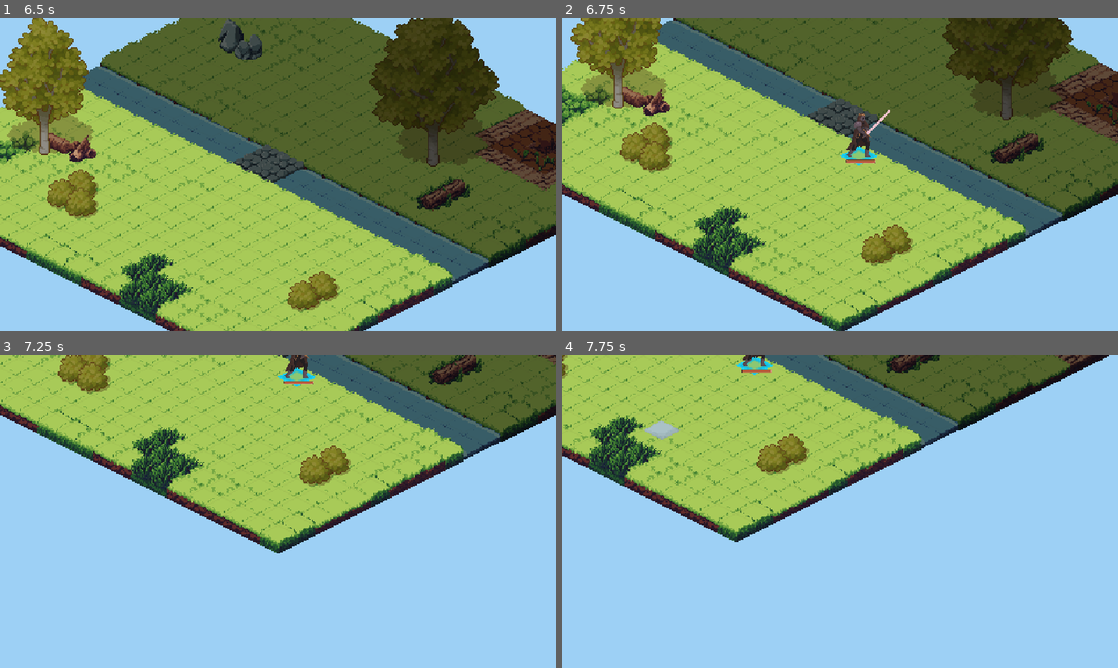
Above: before the commit, frames 1-4 (two rows, left to right).
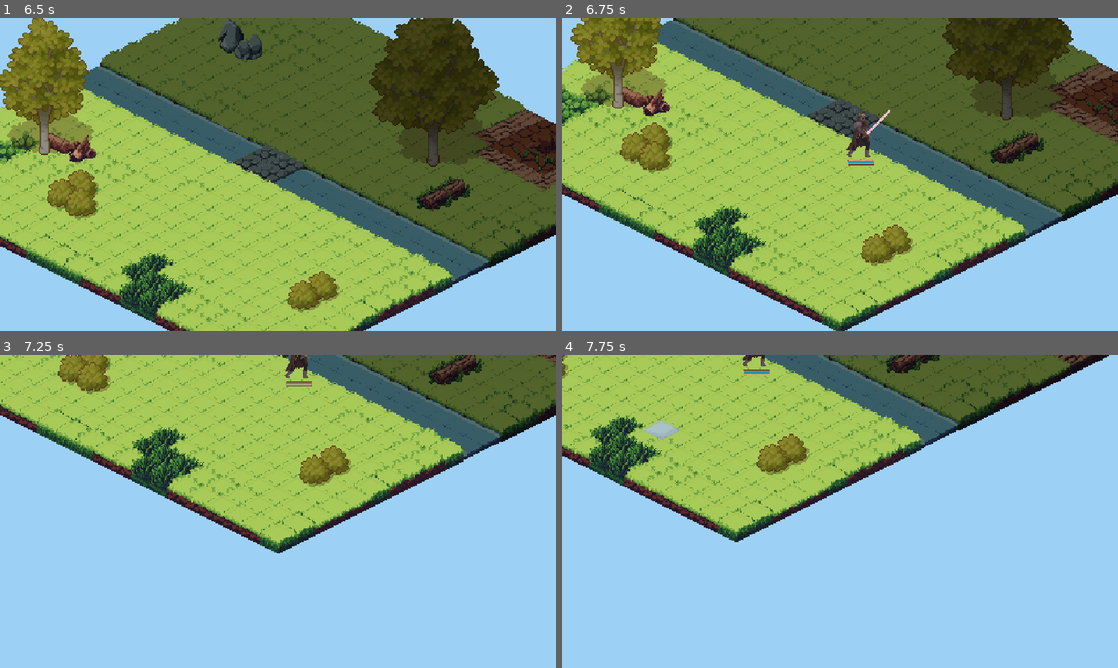
Above: after the commit, the same moments.

Repository: agh-cs-imbeciles/heralds-of-war
Game: Godot game, scene res://scenes/ui/menu/menu.tscn
The game is run twice, just before and just after one commit, with the same random seed, the same clock (stepped at 60 frames per second) and the same inputs.
Inputs (mouse positions are in pixels of both pictures, inside the frame that each line leads up to):
- Up to frame 1 (6.5 s): click "START GAME" at 0.5 s; click "Match 1" at 1.25 s; tap Enter at 2 s; move the mouse to (400, 158) at 2.02 s; hold Right 2.03-2.78 s; click (400, 158) at 2.17 s; move the mouse to (166, 190) at 2.77 s; hold Down 2.78-3.53 s; move the mouse to (333, 105) at 3.52 s; hold Right 3.53-4.28 s; move the mouse to (250, 237) at 4.27 s; hold Up 4.28-5.03 s; click (250, 237) at 4.42 s; move the mouse to (444, 221) at 5.02 s; hold Left from 5.03 s (still down); move the mouse to (111, 127) at 5.77 s
- Up to frame 2 (6.75 s): move the mouse to (867, 174) at 6.52 s; release Left at 6.53 s; hold Down from 6.53 s (still down); click (867, 174) at 6.67 s
- Up to frame 3 (7.25 s): keep holding Down
- Up to frame 4 (7.75 s): move the mouse to (756, 433) at 7.27 s; release Down at 7.28 s; hold Right from 7.28 s (still down)

Frame 1 is identical in both runs. In frame 2, 0.2% of the frame differs, in the area x 50-57%, y 41-48%; in frame 3, 0.2%; in frame 4, 0.2%.

Commit message:
Looks better?

Diff:
--- a/scenes/ui/game/board/player_unit_tile.tscn
+++ /dev/null
@@ -1,8 +0,0 @@
-[gd_scene load_steps=2 format=3 uid="uid://bqhtvvpipcu40"]
-
-[ext_resource type="Texture2D" uid="uid://cn1pc7vuyyn86" path="res://assets/sprites/terrain/tileset.png" id="1_5p3et"]
-
-[node name="PlayerUnitTile" type="Sprite2D"]
-texture = ExtResource("1_5p3et")
-region_enabled = true
-region_rect = Rect2(64, 416, 32, 32)
--- a/scenes/units/swordsman.tscn
+++ b/scenes/units/swordsman.tscn
@@ -2,9 +2,9 @@
 
 [ext_resource type="Script" uid="uid://b7vyhs2qf8g8l" path="res://src/units/melee_unit.gd" id="1_8w6po"]
 [ext_resource type="Texture2D" uid="uid://0iqwd7stojc5" path="res://assets/sprites/units/hooded-knight-idle.png" id="1_giobj"]
+[ext_resource type="Texture2D" uid="uid://cgkxyu7fj0e4c" path="res://assets/ui/ValueNeutralRounded_120x16.png" id="3_dfw1p"]
 [ext_resource type="Texture2D" uid="uid://ffualpthf8nr" path="res://assets/ui/ValueBar_128x16.png" id="3_gqhlb"]
 [ext_resource type="Script" uid="uid://xmla8whg3py2" path="res://src/ui/game/unit/health_bar.gd" id="3_t8i60"]
-[ext_resource type="Texture2D" uid="uid://crwrf05lp50kp" path="res://assets/ui/ValueRed_120x8.png" id="4_2rbse"]
 
 [sub_resource type="AtlasTexture" id="AtlasTexture_giobj"]
 atlas = ExtResource("1_giobj")
@@ -91,19 +91,18 @@
 
 [node name="HealthBar" type="TextureProgressBar" parent="HealthBarContainer"]
 z_index = 1
-offset_left = -38.0
-offset_top = 46.0
-offset_right = 90.0
-offset_bottom = 62.0
-scale = Vector2(0.4, 0.4)
+offset_left = -36.0
+offset_top = 47.0
+offset_right = 58.0
+offset_bottom = 63.0
+scale = Vector2(0.5, 0.5)
+nine_patch_stretch = true
+stretch_margin_left = 4
+stretch_margin_top = 4
+stretch_margin_right = 4
+stretch_margin_bottom = 4
+texture_under = ExtResource("3_dfw1p")
 texture_over = ExtResource("3_gqhlb")
-texture_progress = ExtResource("4_2rbse")
-texture_progress_offset = Vector2(4, 4)
+texture_progress = ExtResource("3_dfw1p")
+tint_under = Color(0.160784, 0.137255, 0.180392, 1)
 script = ExtResource("3_t8i60")
-
-[node name="Background" type="ColorRect" parent="HealthBarContainer"]
-offset_left = -37.0
-offset_top = 47.0
-offset_right = 12.0
-offset_bottom = 51.0
-color = Color(0, 0, 0, 1)
--- a/src/game/board/board.gd
+++ b/src/game/board/board.gd
@@ -2,7 +2,7 @@
 
 signal unit_added(unit: Unit)
 signal unit_died(unit: Unit)
-signal unit_health_lowered(unit: Unit)
+signal unit_health_changed(unit: Unit, health: int, health_before: int)
 
 var cost: Dictionary[String, int] = {}
 var units: Dictionary[String, Variant] = {}
@@ -83,7 +83,7 @@
 func add_unit(unit: Unit) -> void:
 	unit.moved.connect(__on_unit_moved)
 	unit.died.connect(__on_unit_died)
-	unit.health_lowered.connect(__on_unit_health_lowered)
+	unit.health_changed.connect(__on_unit_health_changed)
 	units[unit.player].append(unit)
 	update_cell_cost(unit.map_position, Global.CELL_COST_INFINITY)
 
@@ -99,8 +99,12 @@
 	unit_died.emit(unit)
 
 
-func __on_unit_health_lowered(unit: Unit) -> void:
-	unit_health_lowered.emit(unit)
+func __on_unit_health_changed(
+	unit: Unit,
+	health: int,
+	health_before: int,
+) -> void:
+	unit_health_changed.emit(unit, health, health_before)
 
 
 func remove_unit(unit: Unit) -> void:
--- a/src/ui/game/board/board_ui.gd
+++ b/src/ui/game/board/board_ui.gd
@@ -11,16 +11,12 @@
 
 var highlight_tile_scene: PackedScene = preload(
 	"res://scenes/ui/game/board/highlight_tile.tscn"
-)
-var player_unit_tile: PackedScene = preload(
-	"res://scenes/ui/game/board/player_unit_tile.tscn"
 )
 
 var __hover_tile: Sprite2D
 var __focus_tile: Sprite2D
 var __commit_tile: Sprite2D
 var __marked_tiles: Array[Sprite2D] = []
-var __player_unit_tiles: Dictionary[String, Sprite2D] = {}
 
 
 func _ready() -> void:
@@ -80,8 +76,7 @@
 	__board.tile_map.ready.connect(__on_board_tile_map_ready)
 
 	__board.unit_added.connect(__on_unit_added)
-	__board.unit_died.connect(__on_unit_died)
-	__board.unit_health_lowered.connect(__on_unit_health_lowered)
+	__board.unit_health_changed.connect(__on_unit_health_changed)
 	__board.input_manager.mouse_left_board.connect(__on_mouse_left_board)
 
 
@@ -94,20 +89,18 @@
 	unit.moved.connect(__on_unit_moved)
 
 	set_unit_z_index(unit)
-	add_player_unit_tile(unit)
-
-
-func __on_unit_moved(unit: Unit, from: Vector2i) -> void:
+
+
+func __on_unit_moved(unit: Unit, _from: Vector2i) -> void:
 	set_unit_z_index(unit)
-	update_player_unit_tile(unit, from)
-
-
-func __on_unit_health_lowered(unit: Unit) -> void:
-	resize_health_bar(unit)
-
-
-func __on_unit_died(unit: Unit) -> void:
-	remove_player_unit_tile(unit)
+
+
+func __on_unit_health_changed(
+	unit: Unit,
+	_health: int,
+	_health_before: int,
+) -> void:
+	update_unit_health_bar(unit)
 
 
 func __on_mouse_entered_cell_placement_phase(cell_position: Vector2i) -> void:
@@ -326,41 +319,6 @@
 			else Color(0.4, 0.4, 0.4)
 
 
-func add_player_unit_tile(unit: Unit) -> Sprite2D:
-	var tile: Sprite2D = player_unit_tile.instantiate()
-	tile.name = "PlayerUnitTile%s" % __player_unit_tiles.size()
-	tile.position = __board.tile_map.map_to_local(unit.map_position)
-	tile.modulate = Color("#1ad9ff") if unit.player == "A" else Color("#ff1a57")
-	tile.z_index = 63
-
-	var map_position_key := VectorUtils.vector2i_to_string(unit.map_position)
-	__player_unit_tiles.set(map_position_key, tile)
-
-	add_child(tile)
-
-	return tile
-
-
-func update_player_unit_tile(unit: Unit, previous_position: Vector2i) -> void:
-	var map_position_key := VectorUtils.vector2i_to_string(unit.map_position)
-	var old_map_position_key := VectorUtils.vector2i_to_string(
-		previous_position
-	)
-	var tile: Sprite2D = __player_unit_tiles.get(old_map_position_key)
-
-	__player_unit_tiles.erase(old_map_position_key)
-	tile.position = __board.tile_map.map_to_local(unit.map_position)
-	__player_unit_tiles.set(map_position_key, tile)
-
-
-func remove_player_unit_tile(unit: Unit) -> void:
-	var map_position_key := VectorUtils.vector2i_to_string(unit.map_position)
-	var tile: Sprite2D = __player_unit_tiles.get(map_position_key)
-
-	remove_child(tile)
-	__player_unit_tiles.erase(map_position_key)
-
-
 func get_tile_z_index(map_position: Vector2i) -> int:
 	var board_rect := __board.tile_map.get_used_rect()
 	return map_position.y * board_rect.size.y \
@@ -368,10 +326,8 @@
 		+ min_z_index
 
 
-func resize_health_bar(
+func update_unit_health_bar(
 	unit: Unit
 ) -> void:
-	unit.find_child("HealthBar").set_health(
-		unit.health,
-		unit.initial_health,
-	)
+	var health_bar: UnitHealthBar = unit.find_child("HealthBar")
+	health_bar.set_health(unit.health)
--- a/src/ui/game/unit/health_bar.gd
+++ b/src/ui/game/unit/health_bar.gd
@@ -1,11 +1,19 @@
-extends TextureProgressBar
+class_name UnitHealthBar extends TextureProgressBar
 
 @onready var unit: Unit = $"../.."
+
 
 func _ready() -> void:
 	value = unit.health
 	max_value = unit.initial_health
+	set_progress_color(
+		Color("#1ad9ff") if unit.player == "A" else Color("#ff1a57"),
+	)
 
 
-func set_health(current_health: int, max_health: int) -> void:
-	value = int(float(current_health) / float(max_health) * 100)
+func set_health(health: int) -> void:
+	value = int(100.0 * health / max_value)
+
+
+func set_progress_color(color: Color) -> void:
+	tint_progress = Color(color)
--- a/src/units/unit.gd
+++ b/src/units/unit.gd
@@ -5,7 +5,7 @@
 signal moved(unit: Unit, from: Vector2i)
 signal died(unit: Unit)
 signal action_performed(unit: Unit)
-signal health_lowered(unit: Unit)
+signal health_changed(unit: Unit, health: int, health_before: int)
 
 @export var offset: Vector2
 @export var initial_position: Vector2i
@@ -79,6 +79,7 @@
 
 
 func receive_damage(enemy_attack_strength: int) -> void:
+	var health_before := health
 	health -= enemy_attack_strength * (100 - defense) / 100.0 as int
 
 	print("Unit at position %s has received damage" % map_position)
@@ -88,7 +89,7 @@
 	else:
 		print("Current health: %s" % health)
 
-	health_lowered.emit(self)
+	health_changed.emit(self, health, health_before)
 
 
 func __on_died() -> void:
Binary file added: assets/ui/ValueNeutralRounded_120x16.png
Not shown, added: assets/ui/ValueNeutralRounded_120x16.png.import
